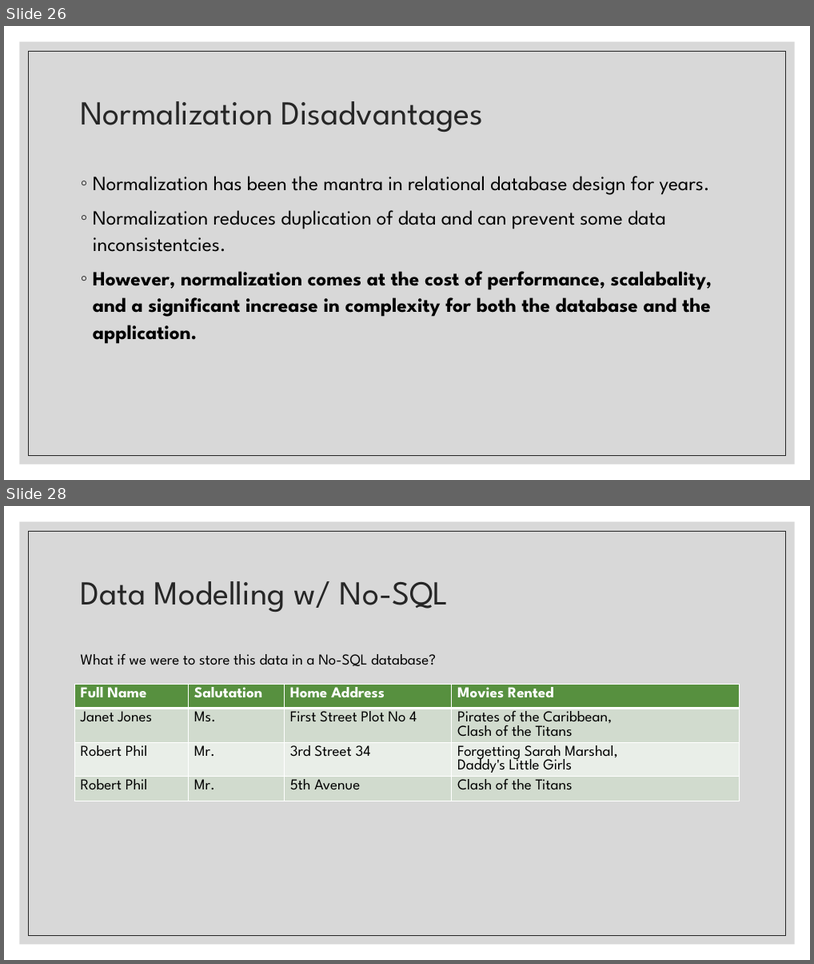
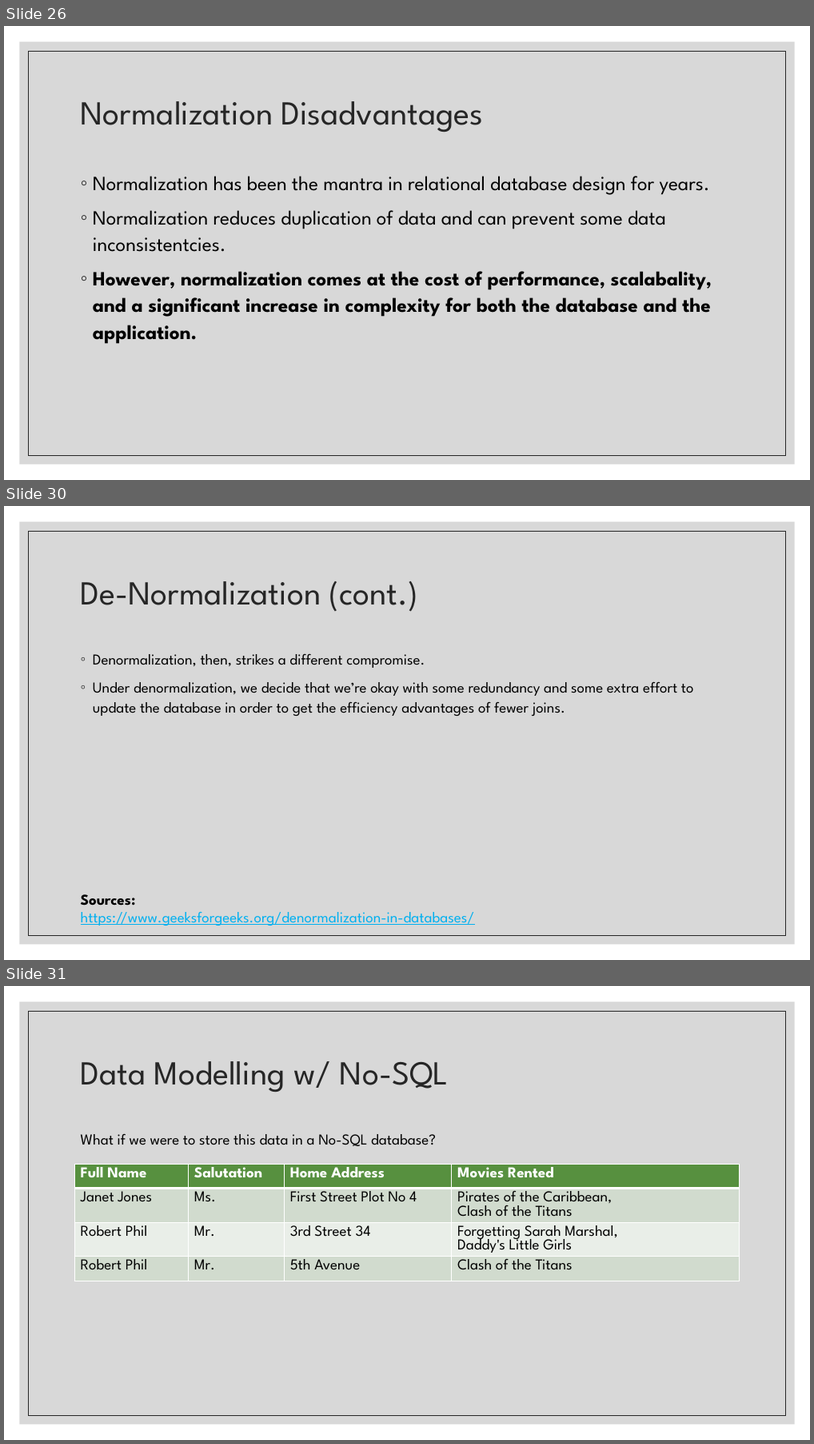
Before and after one commit to zackstotts/base-node-curriculum, a slide deck: unit_03/slides/01 Intro to MongoDB.pptx. Shown one above the other, each under a label of ours: slides 26 and 28 before the commit, slides 26, 30 and 31 after it; the slides between them are not shown. The pictures are 814x964 and 814x1444 pixels, drawn with LibreOffice and Linux fonts; fonts in the diff are those of the drawing. Boxes give left, top, right and bottom in pixels: in the first picture for what was removed or moved away, otherwise in the second. Text is boxed around its words. In the diff, an @@ line names an element or a change of style, - is before the commit and + after.

```diff
--- a/unit_03/slides/01 Intro to MongoDB.pptx
+++ b/unit_03/slides/01 Intro to MongoDB.pptx
@@ slide 30 added at [4, 506, 810, 960], background #FFFFFF; not listed: 2 template elements that a slide beside it also shows @@
@@ title added at [81, 581, 419, 612], 40 pt, text #262626 @@
+De-Normalization (cont.)
@@ text added at [93, 654, 694, 716], 18 pt, text #000000 @@
+◦ Denormalization, then, strikes a different compromise.
+◦ Under denormalization, we decide that we’re okay with some redundancy and some extra effort to update the database in order to get the efficiency advantages of fewer joins.
@@ text added at [81, 894, 475, 925], 18 pt, text #00B0F0, underline @@
+Sources:
+https://www.geeksforgeeks.org/denormalization-in-databases/
@@ what was slide 28 is now slide 31 @@
```
Also in this commit, not shown: 2 slides changed, 2 other slides added.
